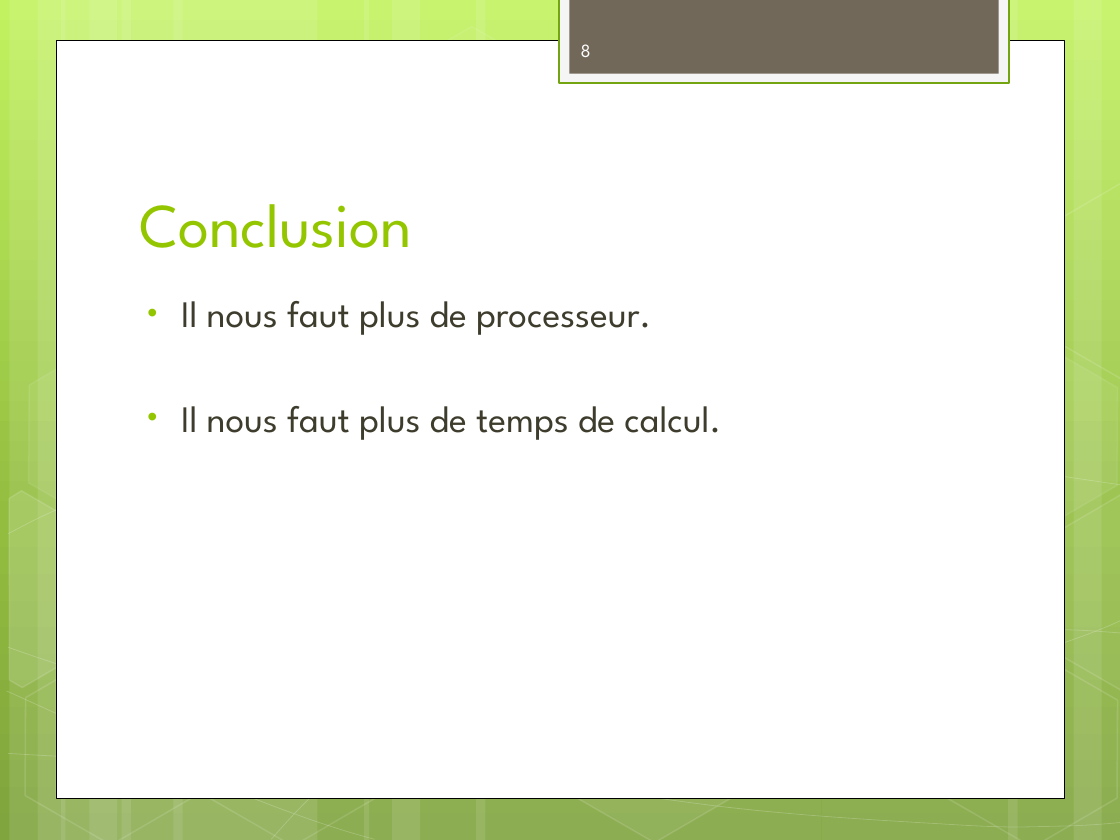
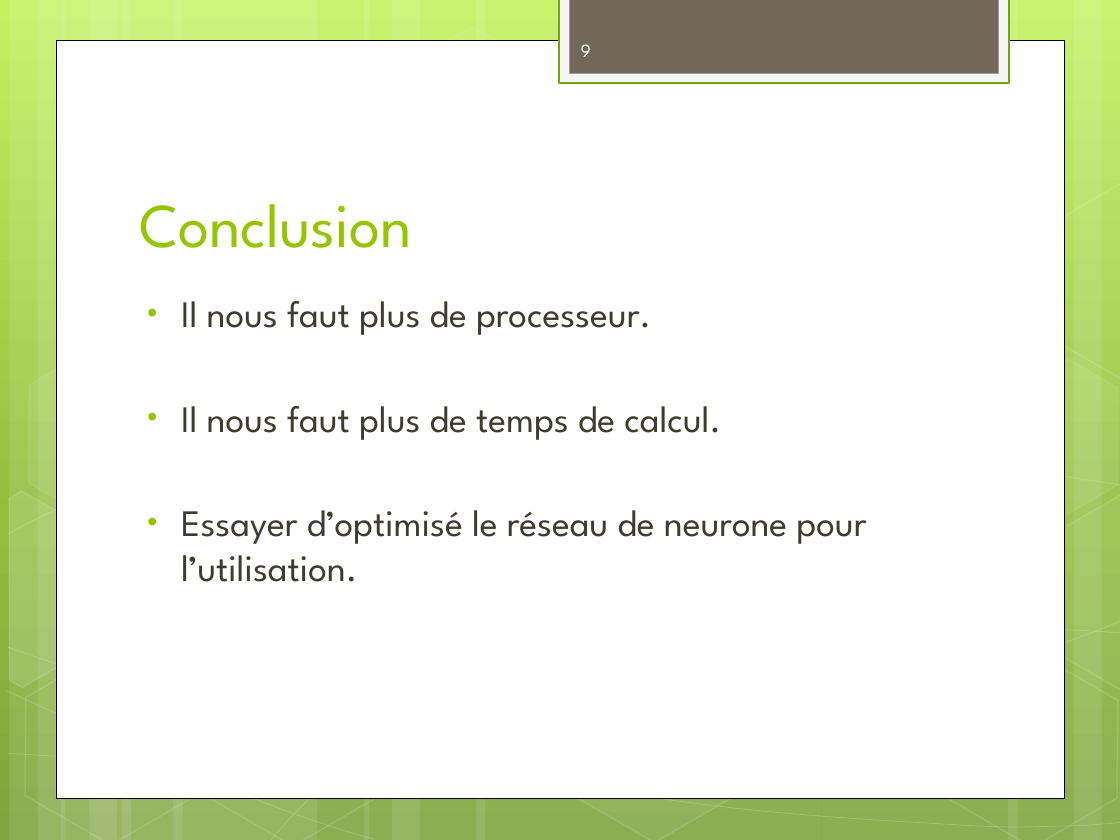
Before and after one commit to Surogate/ai-playground, a slide deck: slide 9 of Pattern Matcher.pptx (slide 8 before the commit). Drawn at 1120x840 pixels with LibreOffice and Linux fonts; fonts in the diff are those of the drawing. Boxes give left, top, right and bottom in pixels: in the first picture for what was removed or moved away, otherwise in the second. Text is boxed around its words. In the diff, an @@ line names an element or a change of style, - is before the commit and + after.

```diff
--- a/Pattern Matcher.pptx
+++ b/Pattern Matcher.pptx
@@ page number at box(581, 44, 591, 57): text changed @@
-8
+9
@@ text at box(181, 510, 866, 582): paragraph added @@
+• Essayer d’optimisé le réseau de neurone pour l’utilisation.
```
Also in this commit, not shown: 3 other slides changed, 1 slide added, 3 other files.
